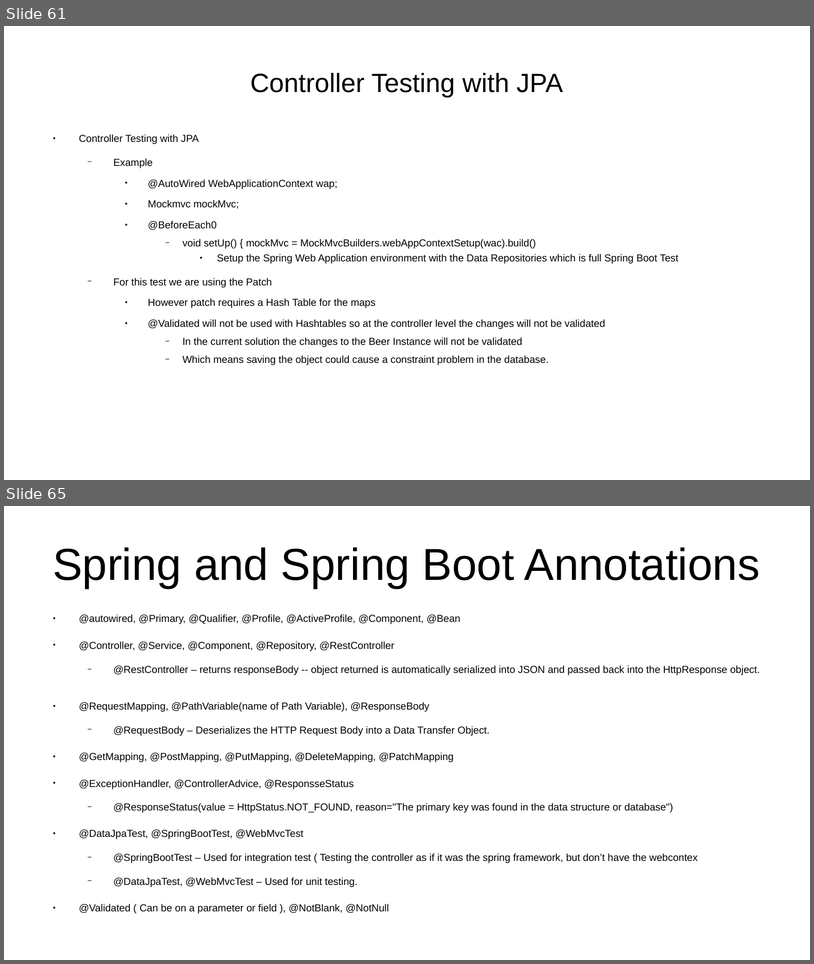
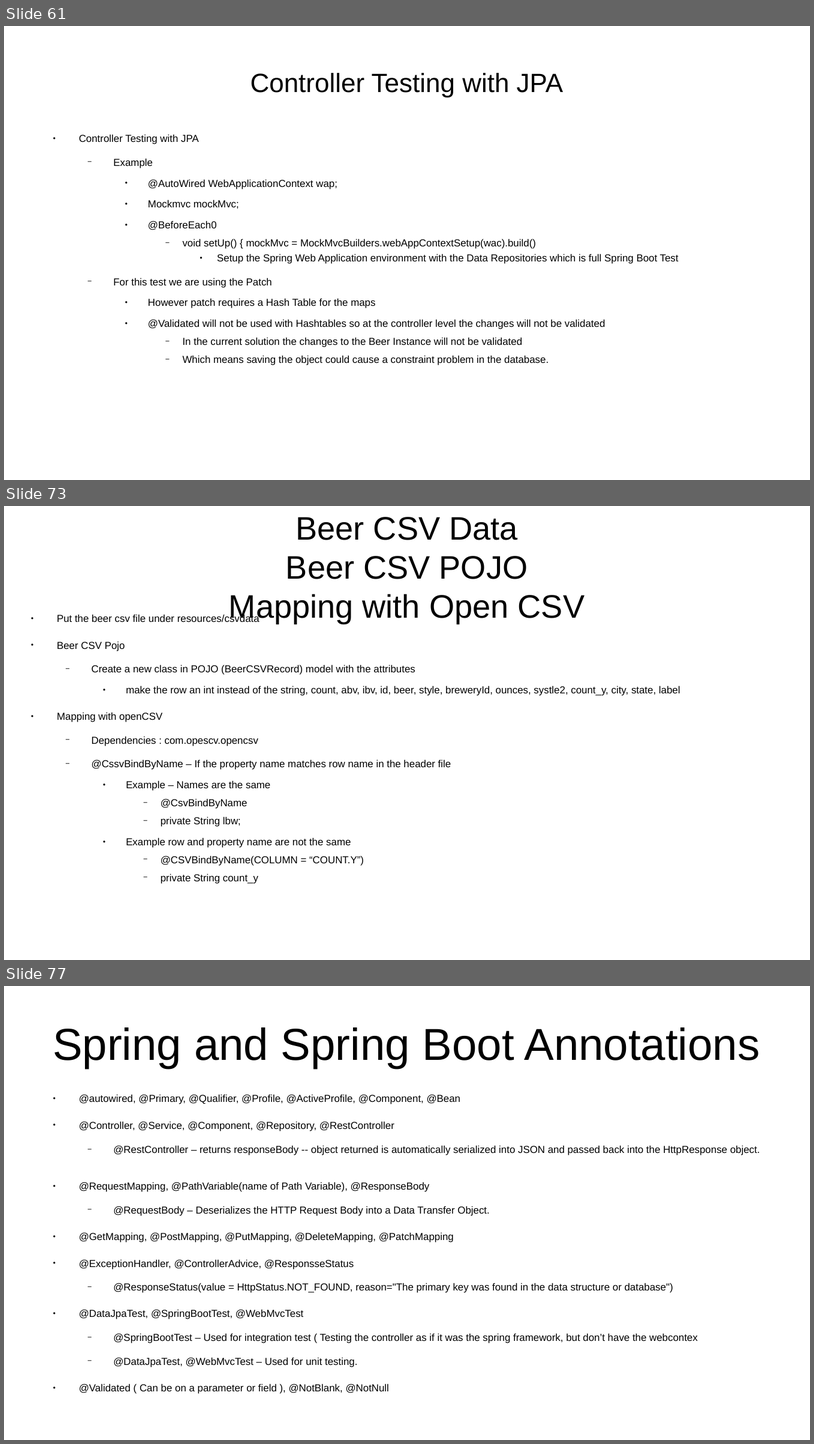
Before and after one commit to CharlesStockman/notesFromCourses, a slide deck: java/spring/Spring 6 - Zero to Hero.odp. Shown one above the other, each under a label of ours: slides 61 and 65 before the commit, slides 61, 73 and 77 after it; the slides between them are not shown. The pictures are 814x964 and 814x1444 pixels, drawn with LibreOffice and Linux fonts; fonts in the diff are those of the drawing. Boxes give left, top, right and bottom in pixels: in the first picture for what was removed or moved away, otherwise in the second. Text is boxed around its words. In the diff, an @@ line names an element or a change of style, - is before the commit and + after.

```diff
--- a/java/spring/Spring 6 - Zero to Hero.odp
+++ b/java/spring/Spring 6 - Zero to Hero.odp
@@ slide 73 added at [4, 506, 810, 960], background #FFFFFF @@
@@ title added at [229, 517, 585, 624], 32 pt, text #000000 @@
+Beer CSV Data
+Beer CSV POJO
+Mapping with Open CSV
@@ text added at [57, 613, 681, 883], 10 pt, text #000000 @@
+● Put the beer csv file under resources/csvdata
+● Beer CSV Pojo
+  − Create a new class in POJO (BeerCSVRecord) model with the attributes
+    ● make the row an int instead of the string, count, abv, ibv, id, beer, style, breweryId, ounces, systle2, count_y, city, state, label
+● Mapping with openCSV
+  − Dependencies : com.opescv.opencsv
+  − @CssvBindByName – If the property name matches row name in the header file
+    ● Example – Names are the same
+      − @CsvBindByName
+      − private String lbw;
+    ● Example row and property name are not the same
+      − @CSVBindByName(COLUMN = “COUNT.Y”)
+      − private String count_y
@@ what was slide 65 is now slide 77 @@
```
Also in this commit, not shown: 2 slides changed, 12 other slides added, 1 slide removed, 6 other files.
